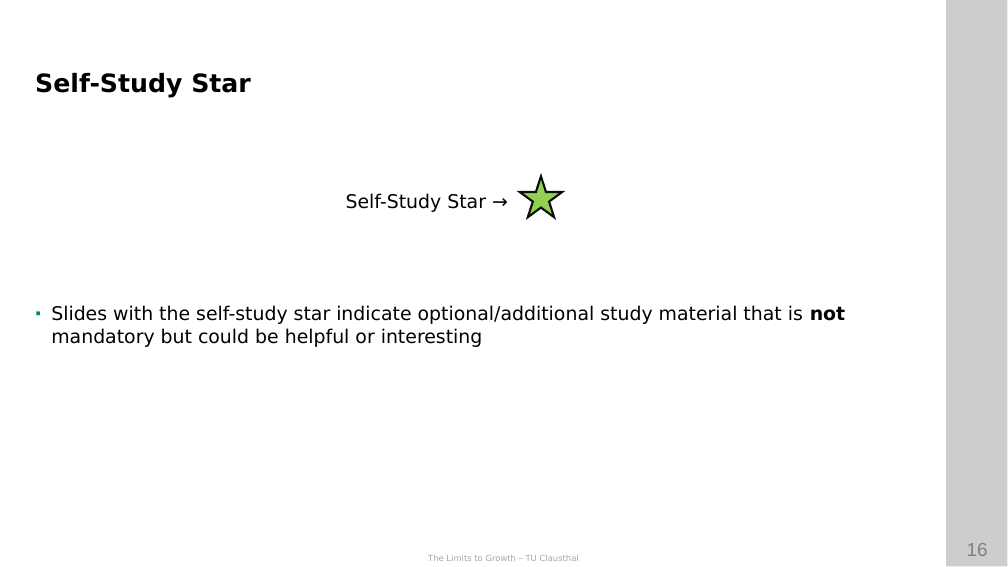
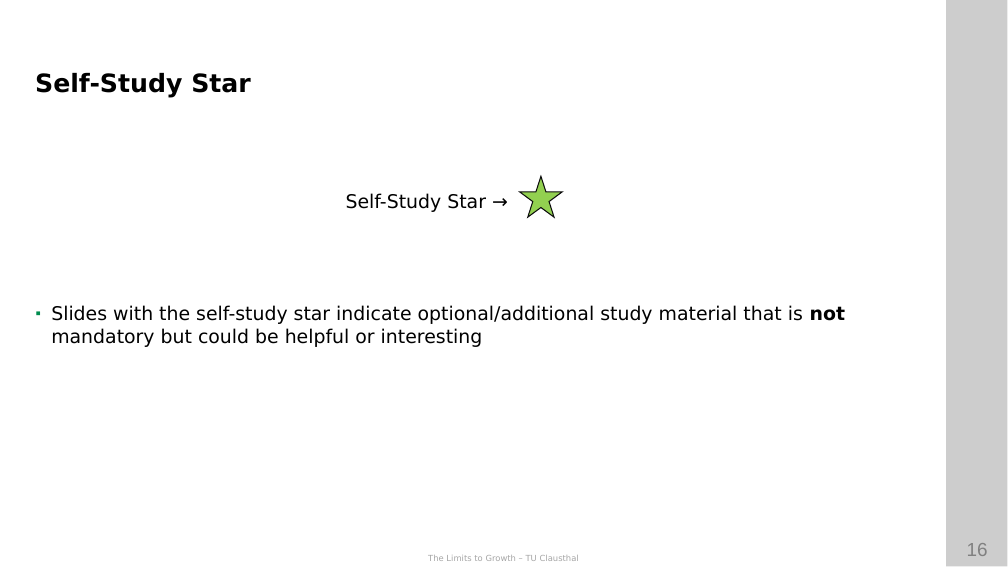
Before and after one commit to ETCE-LAB/teaching-material, a slide deck: slide 16 of The-Limits-to-Growth/LTG-L00-Organization.pptx. Drawn at 1008x567 pixels with LibreOffice and Linux fonts; fonts in the diff are those of the drawing; background and template pictures are left out. Boxes give left, top, right and bottom in pixels: in the first picture for what was removed or moved away, otherwise in the second. Text is boxed around its words. In the diff, an @@ line names an element or a change of style, - is before the commit and + after.

```diff
--- a/The-Limits-to-Growth/LTG-L00-Organization.pptx
+++ b/The-Limits-to-Growth/LTG-L00-Organization.pptx
@@ star at (520, 176, 562, 217): outline #0D0D0D 2 pt to #0D0D0D 1 pt @@
```
Also in this commit, not shown: 3 other slides changed, 3 other files.
